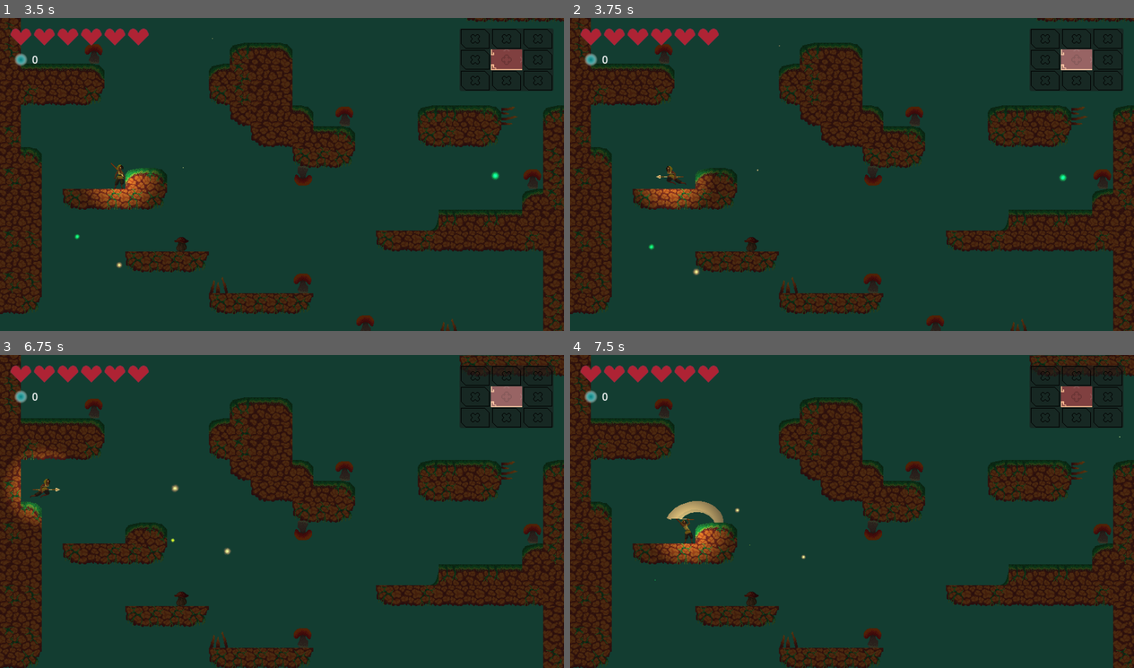
Above: before the commit, frames 1-4 (two rows, left to right).
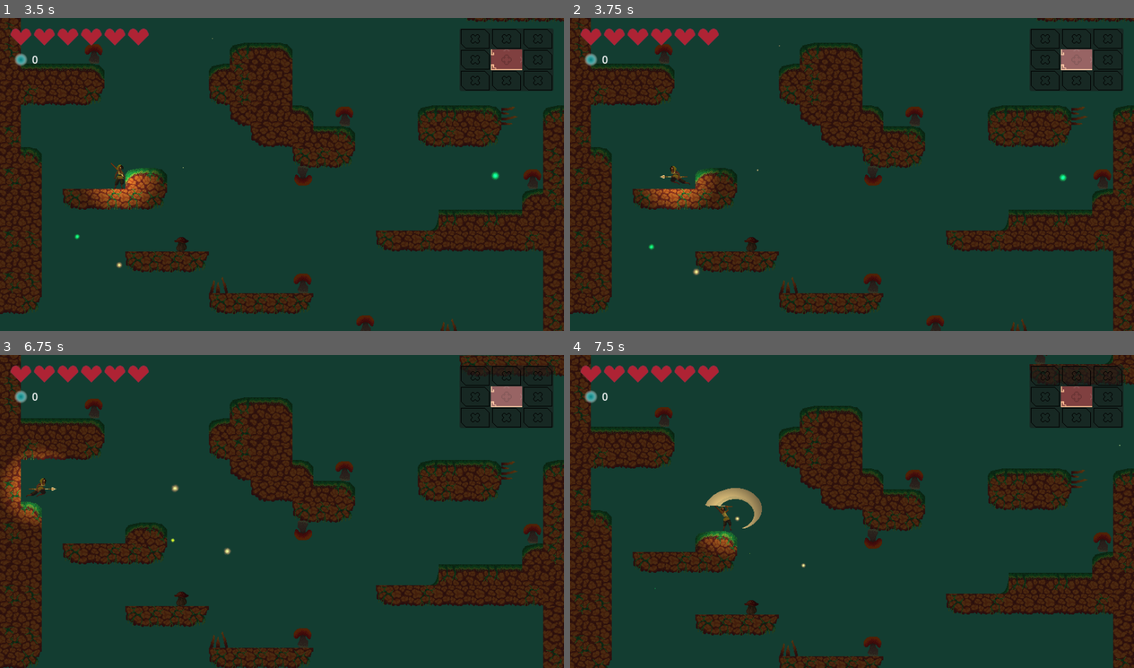
Above: after the commit, the same moments.

Repository: lemilonkh/GameOff23
Game: Godot game, scene res://scenes/main.tscn
Same seed, same stepped clock (60 frames per second), same inputs: the game is played once before the commit and once after it.
Inputs (mouse positions are in pixels of both pictures, inside the frame that each line leads up to):
- Up to frame 1 (3.5 s): tap Enter at 0.5 s; move the mouse to (406, 158) at 0.52 s; hold Right (move_right) 0.53-1.25 s; hold K (attack) 0.53-1.25 s; click (406, 158) at 0.67 s; tap Space (jump) at 0.77 s; drag from (169, 190) to (253, 237) at 1.27 s; move the mouse to (338, 105) at 2.02 s; hold Right (move_right) 2.03-2.75 s; hold Shift 2.03-2.75 s; drag from (253, 237) to (112, 127) at 2.77 s
- Up to frame 2 (3.75 s): move the mouse to (1021, 221) at 3.52 s; hold Left (move_left) from 3.53 s (still down); tap E at 3.6 s
- Up to frame 3 (6.75 s): tap Space (jump) at 3.77 s; release Left (move_left) at 4.25 s; drag from (112, 464) to (180, 577) at 4.27 s; move the mouse to (310, 511) at 5.02 s; hold Left (move_left) 5.03-5.75 s; hold K (attack) 5.03-5.75 s; click (310, 511) at 5.17 s; drag from (197, 433) to (28, 495) at 5.77 s; move the mouse to (406, 495) at 6.52 s; hold Right (move_right) from 6.53 s (still down); hold Shift from 6.53 s (still down)
- Up to frame 4 (7.5 s): tap Space (jump) at 6.77 s; release Right (move_right) at 7.25 s; release Shift at 7.25 s; drag from (739, 527) to (823, 574) at 7.27 s

Frame 1 is identical in both runs. In frame 2, 0.1% of the frame differs, in the area x 15-22%, y 47-54%; in frame 3, 0.1%; in frame 4, 16%, in the area x 0-100%, y 0-100%.

Commit message:
Fix switched acceleration and deceleration in player

Diff:
--- a/scripts/player.gd
+++ b/scripts/player.gd
@@ -105,12 +105,12 @@
 	# Get the input direction and handle the movement/deceleration.
 	var direction := Input.get_axis("move_left", "move_right")
 	if direction:
-		velocity.x += direction * default_deceleration * delta
+		velocity.x += direction * acceleration * delta
 		if abs(velocity.x) > max_speed:
 			# TODO gradually decrease for bouncy/ knockback?
 			velocity.x = signf(velocity.x) * max_speed
 	else:
-		var change := -signf(velocity.x) * acceleration * delta
+		var change := -signf(velocity.x) * default_deceleration * delta
 		if absf(change) > absf(velocity.x):
 			velocity.x = 0
 		else:
